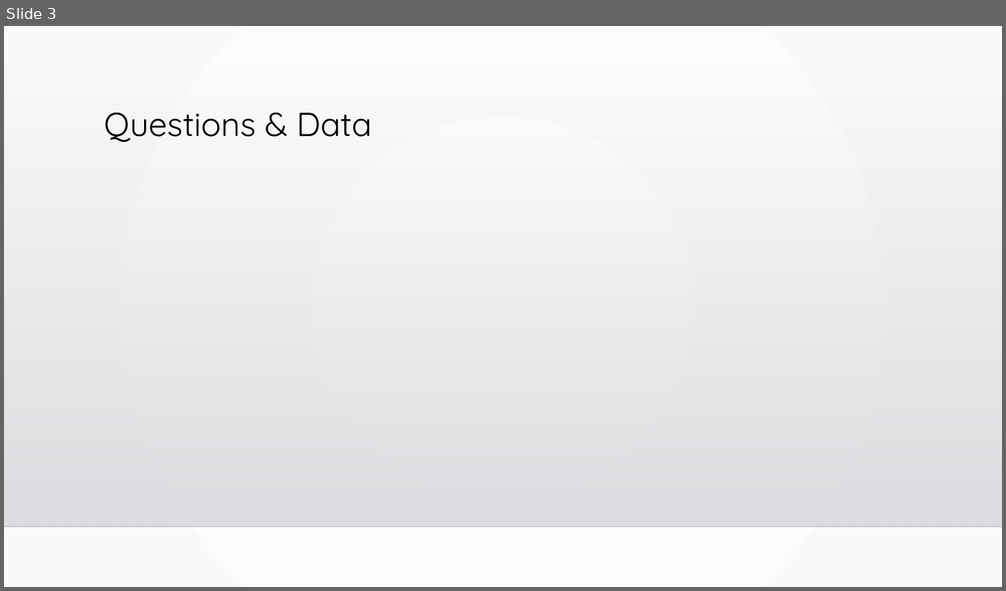
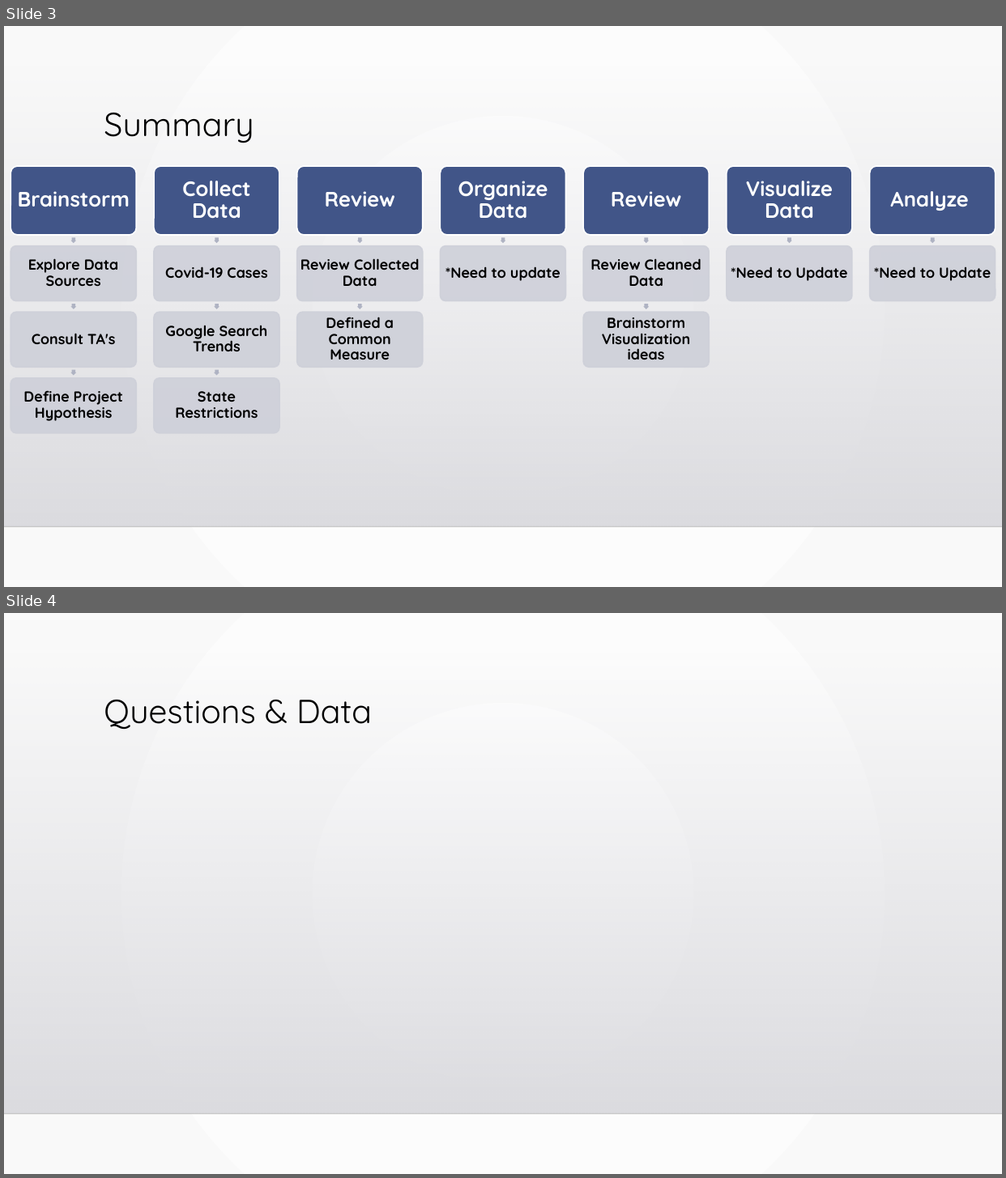
Before and after one commit to sarahDH615/google_trends_covid_project, a slide deck: final/final_presentation.pptx. Shown one above the other, each under a label of ours: slide 3 before the commit, slides 3 and 4 after it. The pictures are 1006x591 and 1006x1178 pixels, drawn with LibreOffice and Linux fonts; fonts in the diff are those of the drawing; background and template pictures are left out. Boxes give left, top, right and bottom in pixels: in the first picture for what was removed or moved away, otherwise in the second. Text is boxed around its words. In the diff, an @@ line names an element or a change of style, - is before the commit and + after.

Commit message:
summary

```diff
--- a/final/final_presentation.pptx
+++ b/final/final_presentation.pptx
@@ slide 3 added at box(4, 26, 1002, 587), background gradient #FFFFFF to #FAFAFA; not listed: 2 template elements that a slide beside it also shows @@
@@ title added at box(104, 113, 253, 143), 32 pt, text #000000 @@
+Summary
@@ group added at box(10, 166, 996, 434): 20 rounded rectangles, 20 texts, 13 right arrows @@
+Brainstorm
+Explore Data Sources
+Consult TA's
+Define Project Hypothesis
+Collect Data
+Covid-19 Cases
+Google Search Trends
+State Restrictions
+Review
+Review Collected Data
+Defined a Common Measure
+Organize Data
+*Need to update
+Review
+Review Cleaned Data
+Brainstorm Visualization ideas
+Visualize Data
+*Need to Update
+Analyze
+*Need to Update
@@ what was slide 3 is now slide 4 @@
```
Also in this commit, not shown: 1 slide changed, 1 other slide added, 1 slide removed.
